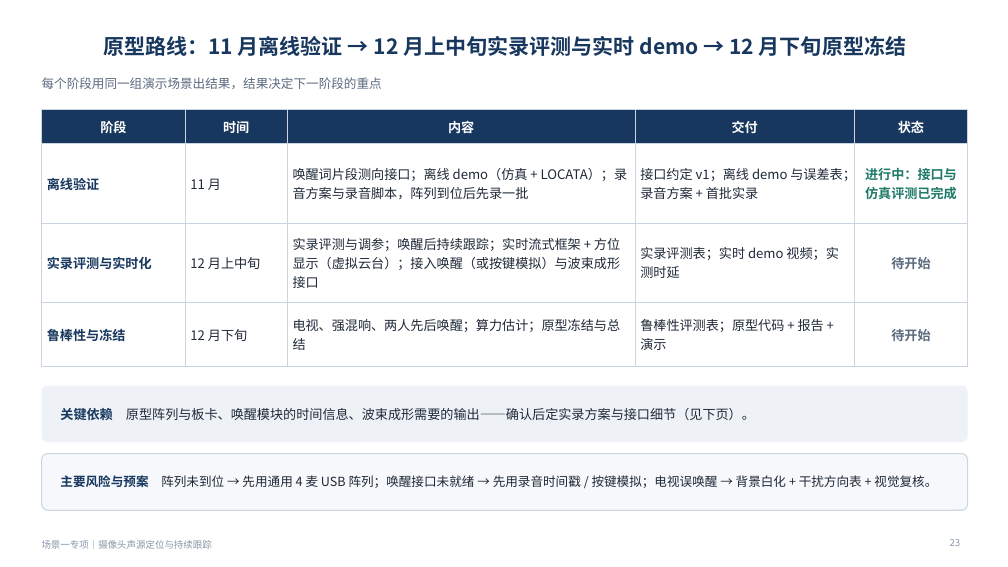
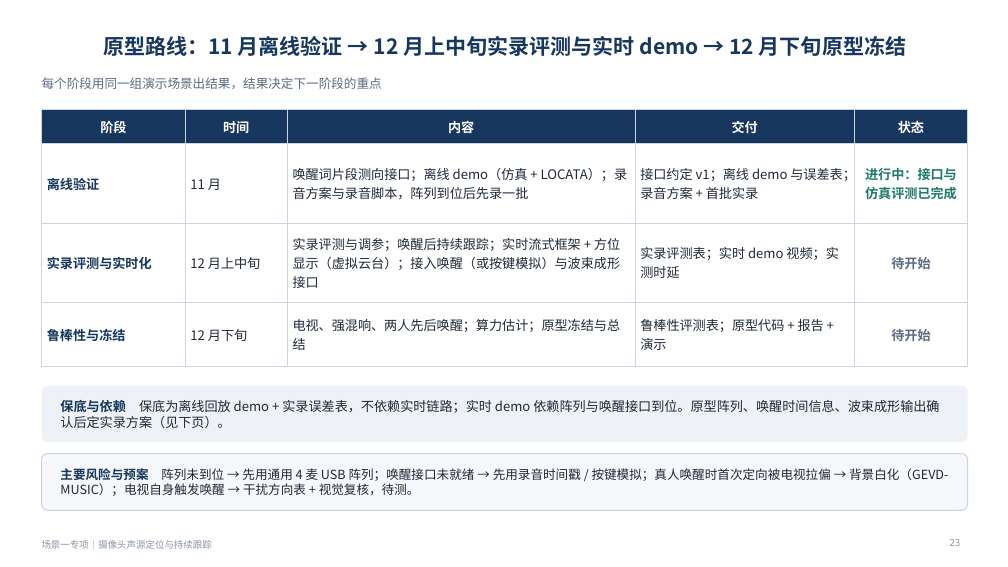
Before and after one commit to ZeroFoxxi/ssl-scene1, a slide deck: slide 23 of 场景一专项_摄像头声源定位与跟踪_方案选型与数据集.pptx. Drawn at 1008x567 pixels with LibreOffice and Linux fonts; fonts in the diff are those of the drawing. Boxes give left, top, right and bottom in pixels: in the first picture for what was removed or moved away, otherwise in the second. Text is boxed around its words. In the diff, an @@ line names an element or a change of style, - is before the commit and + after.

```diff
--- a/场景一专项_摄像头声源定位与跟踪_方案选型与数据集.pptx
+++ b/场景一专项_摄像头声源定位与跟踪_方案选型与数据集.pptx
@@ text at (x1=60, y1=400, x2=939, y2=428): text changed @@
-关键依赖 原型阵列与板卡、唤醒模块的时间信息、波束成形需要的输出——确认后定实录方案与接口细节（见下页）。
+保底与依赖 保底为离线回放 demo + 实录误差表，不依赖实时链路；实时 demo 依赖阵列与唤醒接口到位。原型阵列、唤醒时间信息、波束成形输出确认后定实录方案（见下页）。
@@ text at (x1=60, y1=468, x2=948, y2=496): text changed @@
-主要风险与预案 阵列未到位 → 先用通用 4 麦 USB 阵列；唤醒接口未就绪 → 先用录音时间戳 / 按键模拟；电视误唤醒 → 背景白化 + 干扰方向表 + 视觉复核。
+主要风险与预案 阵列未到位 → 先用通用 4 麦 USB 阵列；唤醒接口未就绪 → 先用录音时间戳 / 按键模拟；真人唤醒时首次定向被电视拉偏 → 背景白化（GEVD-MUSIC）；电视自身触发唤醒 → 干扰方向表 + 视觉复核，待测。
```
Also in this commit, not shown: 7 other slides changed, 5 other files.
